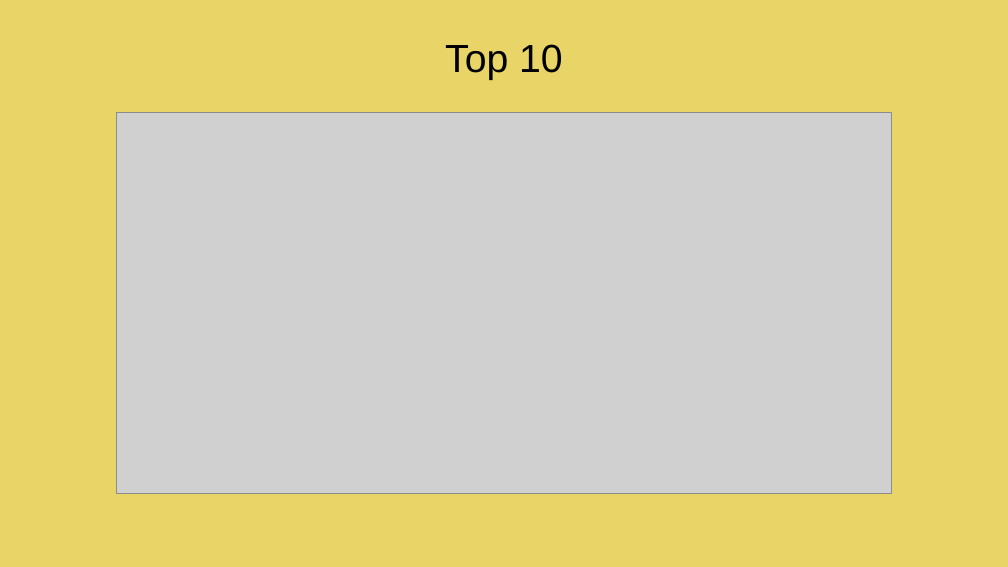
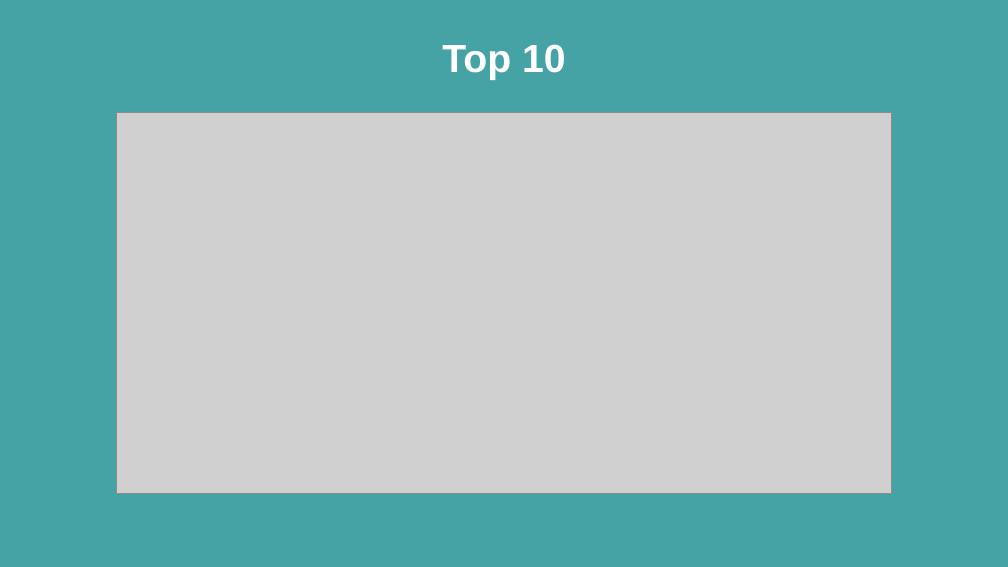
Before and after one commit to marosor/Festivales_Bcn, a slide deck: slide 25 of SRC/Presentacion_Como_cuanto_festivalea_Barcelona.pptx (slide 20 before the commit). Drawn at 1008x567 pixels with LibreOffice and Linux fonts; fonts in the diff are those of the drawing; grey boxes stand for pictures. Boxes give left, top, right and bottom in pixels: in the first picture for what was removed or moved away, otherwise in the second. Text is boxed around its words. In the diff, an @@ line names an element or a change of style, - is before the commit and + after.

```diff
--- a/SRC/Presentacion_Como_cuanto_festivalea_Barcelona.pptx
+++ b/SRC/Presentacion_Como_cuanto_festivalea_Barcelona.pptx
@@ background #E9D467 to #46A3A5 @@
@@ title "Top 10" at box(442, 44, 566, 80): text colour #000000 to #FFFFFF, bold on @@
```
Also in this commit, not shown: 12 other slides changed, 6 slides added.
